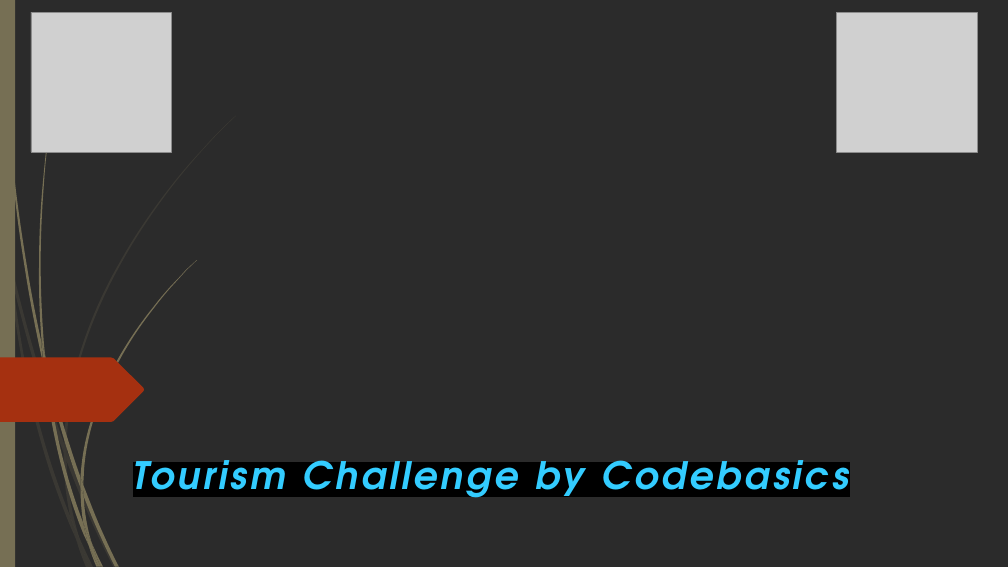
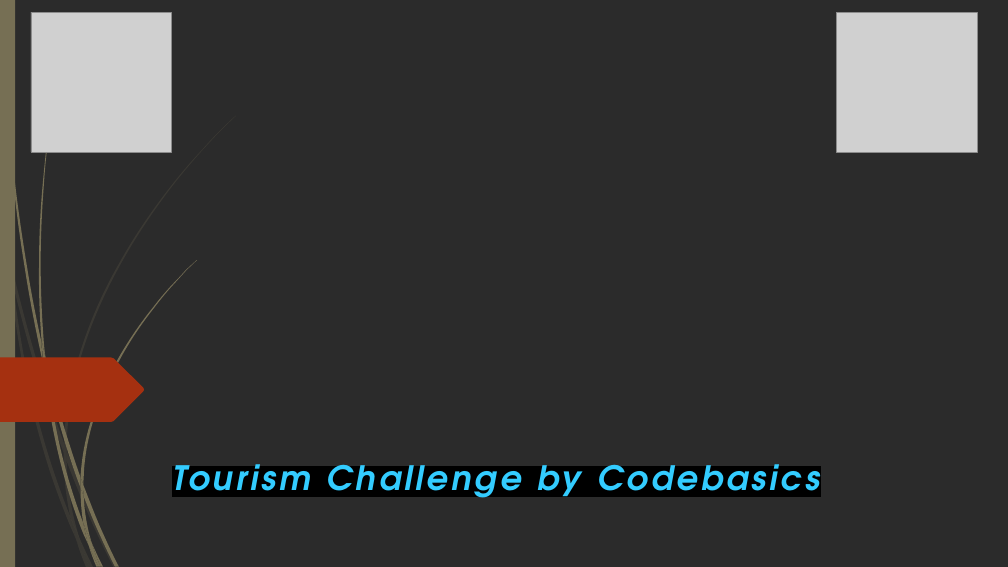
Before and after one commit to Kartik-Lohar/Telangana_Tourism, a slide deck: slide 1 of Tourism Challenge by Codebasics.pptx. Drawn at 1008x567 pixels with LibreOffice and Linux fonts; fonts in the diff are those of the drawing; grey boxes stand for pictures; background and template pictures are left out; a plain dark background stands for a picture behind light text. Boxes give left, top, right and bottom in pixels: in the first picture for what was removed or moved away, otherwise in the second. Text is boxed around its words. In the diff, an @@ line names an element or a change of style, - is before the commit and + after.

```diff
--- a/Tourism Challenge by Codebasics.pptx
+++ b/Tourism Challenge by Codebasics.pptx
@@ title "Tourism Challenge by Codebasics": place and size @@
-title "Tourism Challenge by Codebasics" at [133, 460, 849, 498]
+title "Tourism Challenge by Codebasics" at [172, 464, 820, 498]
@@ title "Tourism Challenge by Codebasics" at [172, 464, 820, 498]: size 36 to 32 pt @@
```
Also in this commit, not shown: 14 other slides changed, 1 slide added, 1 other file.
